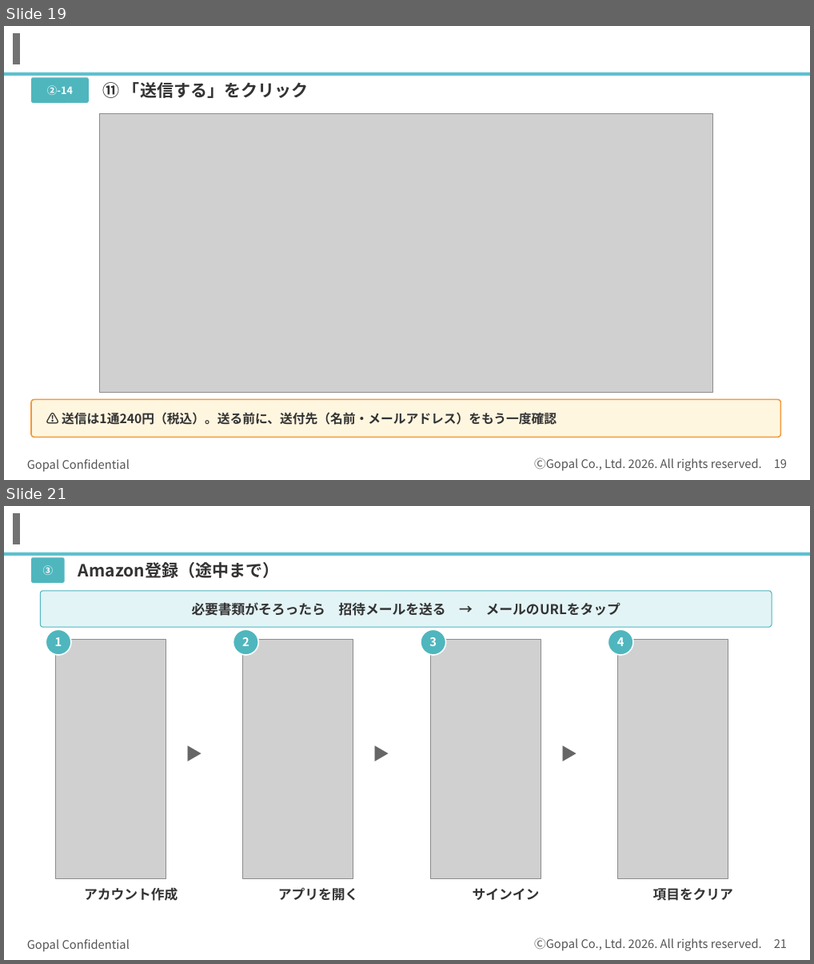
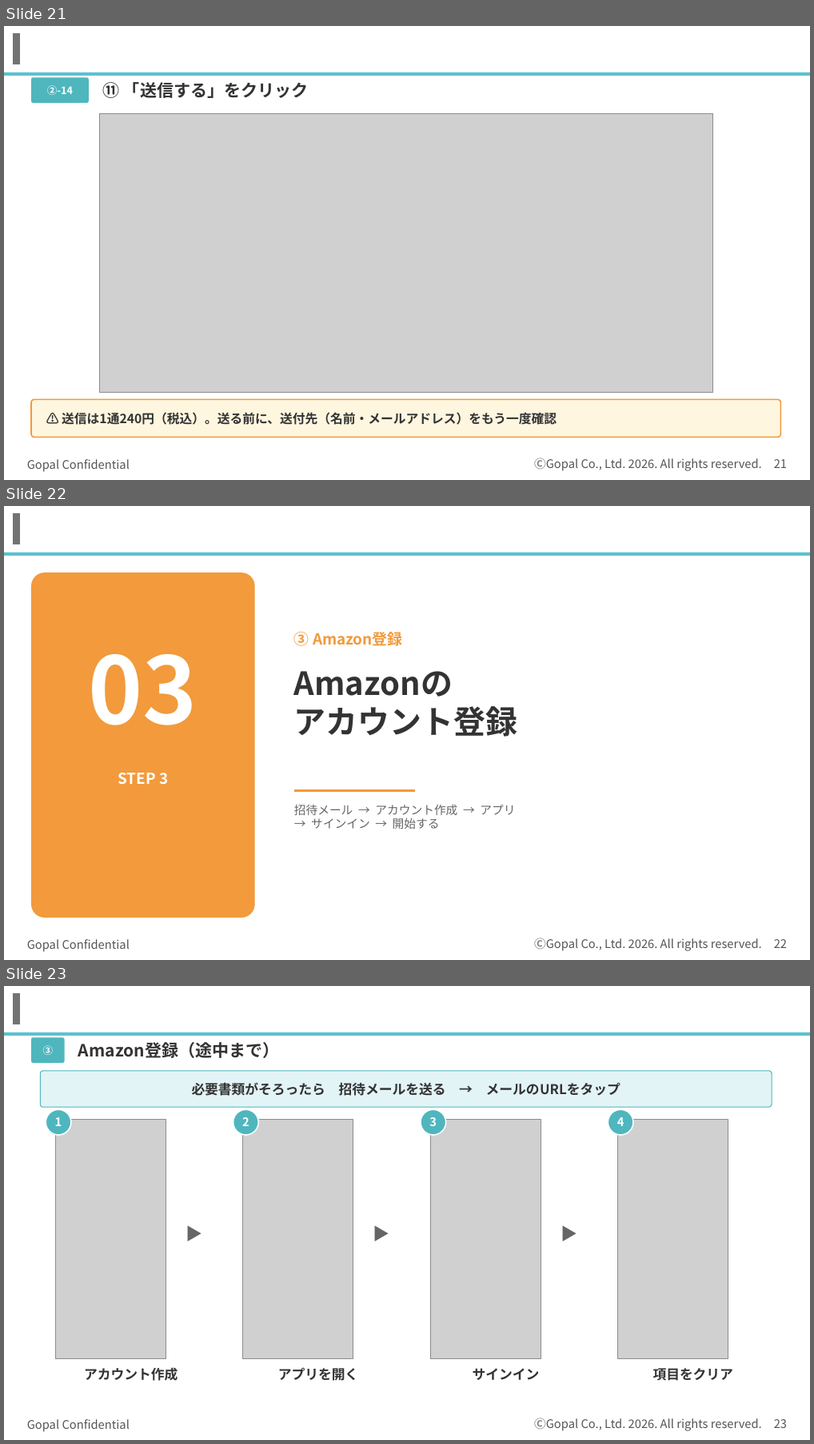
Before and after one commit to kagayugopal-eng/tamu, a slide deck: out/登録の流れ_書類準備まで.pptx. Shown one above the other, each under a label of ours: slides 19 and 21 before the commit, slides 21, 22 and 23 after it; the slides between them are not shown. The pictures are 814x964 and 814x1444 pixels, drawn with LibreOffice and Linux fonts; fonts in the diff are those of the drawing; grey boxes stand for pictures; background and template pictures are left out. Boxes give left, top, right and bottom in pixels: in the first picture for what was removed or moved away, otherwise in the second. Text is boxed around its words. In the diff, an @@ line names an element or a change of style, - is before the commit and + after.

```diff
--- a/out/登録の流れ_書類準備まで.pptx
+++ b/out/登録の流れ_書類準備まで.pptx
@@ slide 22 added at (x1=4, y1=506, x2=810, y2=960), background #FFFFFF; not listed: 5 template elements that a slide beside it also shows @@
@@ rounded rectangle added at (x1=31, y1=572, x2=255, y2=917), fill #F29A3C @@
@@ text added at (x1=294, y1=632, x2=403, y2=646), 18 pt, text #F29A3C, bold @@
+③ Amazon登録
@@ text added at (x1=89, y1=654, x2=198, y2=725), 110 pt, text #FFFFFF, bold @@
+03
@@ text added at (x1=294, y1=671, x2=518, y2=736), 38 pt, text #333333, bold @@
+Amazonの
+アカウント登録
@@ text added at (x1=118, y1=772, x2=168, y2=784), 18 pt, text #FFFFFF, bold @@
+STEP 3
@@ line added from (294, 790) to (415, 790), #F29A3C 2.5 pt @@
@@ text added at (x1=294, y1=804, x2=515, y2=828), 14 pt, text #666666 @@
+招待メール → アカウント作成 → アプリ
+→ サインイン → 開始する
@@ what was slide 19 is now slide 21 @@
@@ page number at (x1=774, y1=459, x2=787, y2=468): text changed @@
-19
+21
@@ what was slide 21 is now slide 23 @@
@@ page number at (x1=774, y1=1419, x2=787, y2=1428): text changed @@
-21
+23
```
Also in this commit, not shown: 3 other slides added, 1 slide removed.
